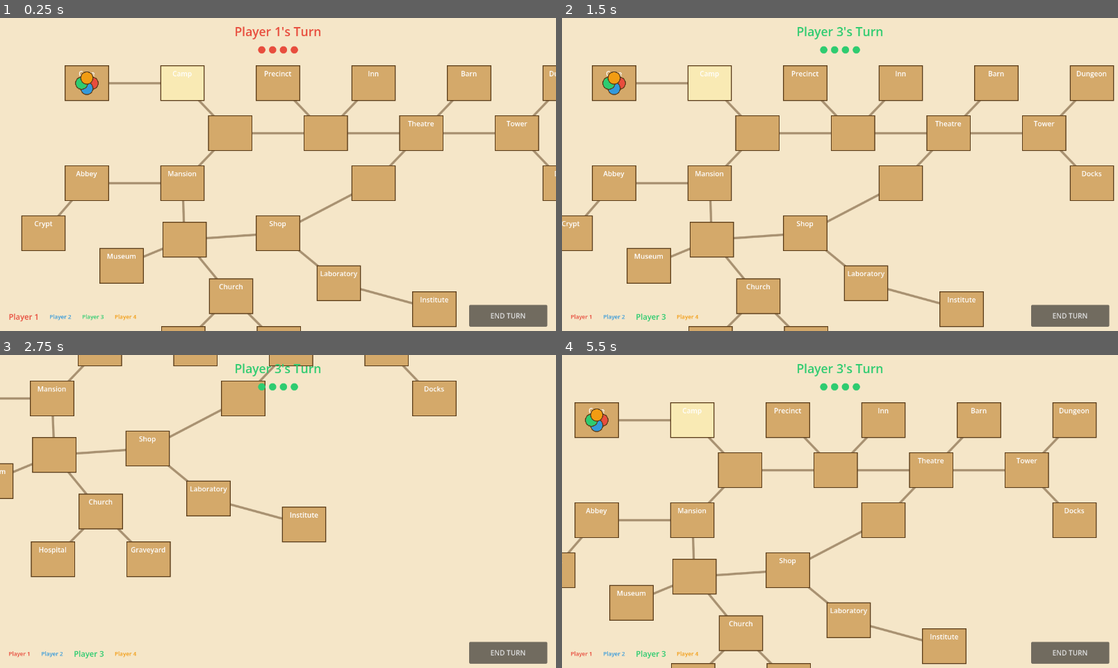
Above: before the commit, frames 1-4 (two rows, left to right).
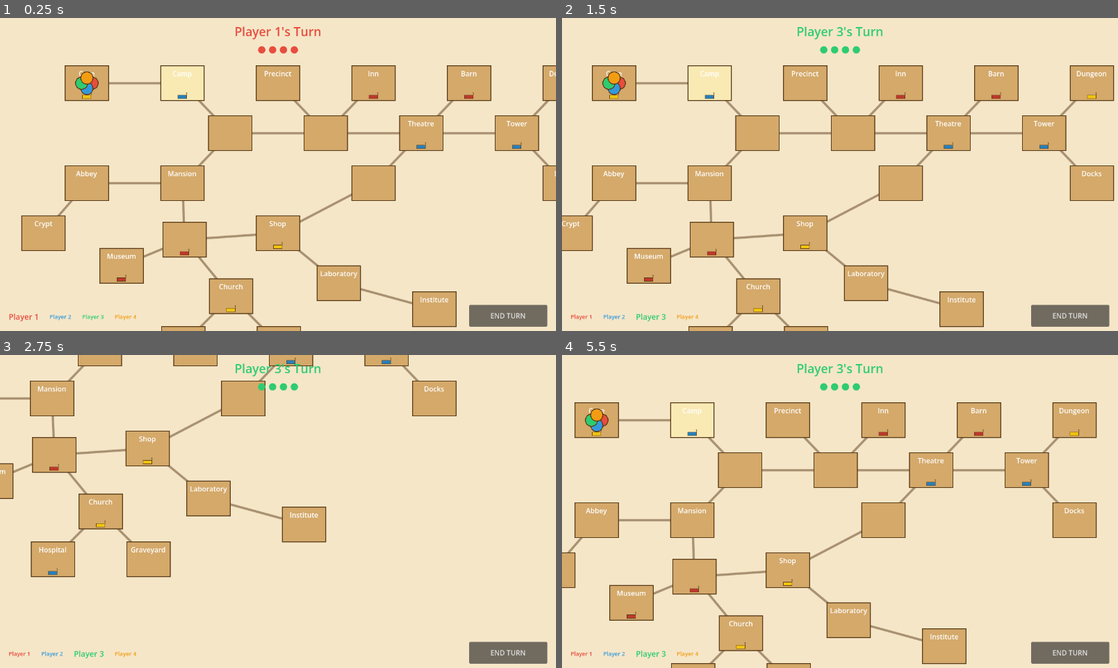
Above: after the commit, the same moments.

Repository: arlopurcell/horrified-board-game
Game: Godot game, scene res://scenes/Main.tscn
Same seed, same stepped clock (60 frames per second), same inputs: the game is played once before the commit and once after it. The project has no main scene, so this scene is started directly.
Inputs (mouse positions are in pixels of both pictures, inside the frame that each line leads up to):
- Up to frame 1 (0.25 s): no input
- Up to frame 2 (1.5 s): click "END TURN" at 0.5 s; tap Enter at 1.25 s; move the mouse to (628, 64) at 1.27 s; hold D from 1.28 s (still down); click (628, 64) at 1.42 s
- Up to frame 3 (2.75 s): move the mouse to (38, 401) at 2.02 s; release D at 2.03 s; hold S from 2.03 s (still down); click (38, 401) at 2.17 s
- Up to frame 4 (5.5 s): move the mouse to (784, 380) at 2.77 s; release S at 2.78 s; hold D 2.78-3.53 s; click (784, 380) at 2.92 s; move the mouse to (851, 373) at 3.52 s; hold W 3.53-4.28 s; click (851, 373) at 3.67 s; move the mouse to (650, 392) at 4.27 s; hold A from 4.28 s (still down); click (650, 392) at 4.42 s; move the mouse to (678, 401) at 5.02 s; click (678, 401) at 5.17 s

The runs differ from the first frame. In frame 1, 0.2% of the frame differs, in the area x 14-94%, y 23-94%; in frame 2, 0.3%, in the area x 8-97%, y 23-94%; in frame 3, 0.1%; in frame 4, 0.3%.

Commit message:
feat: connect items_changed to refresh SpaceNode item display

Diff:
--- a/scenes/Board.gd
+++ b/scenes/Board.gd
@@ -10,48 +10,53 @@
 var _board_data: BoardData = null
 
 func _ready() -> void:
-    _board_data = load("res://resources/data/board.tres")
-    _spawn_spaces(_board_data)
-    GameManager.turn_changed.connect(_on_turn_changed)
-    GameManager.player_moved.connect(_on_player_moved)
+	_board_data = load("res://resources/data/board.tres")
+	_spawn_spaces(_board_data)
+	GameManager.turn_changed.connect(_on_turn_changed)
+	GameManager.player_moved.connect(_on_player_moved)
+	GameManager.items_changed.connect(_on_items_changed)
 
 func _draw() -> void:
-    if _board_data == null:
-        return
-    for space_data in _board_data.spaces:
-        if not space_data.id in _space_nodes:
-            continue
-        var from: Vector2 = (_space_nodes[space_data.id] as SpaceNode).position + SpaceNode.SIZE / 2
-        for neighbor_id in space_data.neighbors:
-            if neighbor_id <= space_data.id or not neighbor_id in _space_nodes:
-                continue
-            var to: Vector2 = (_space_nodes[neighbor_id] as SpaceNode).position + SpaceNode.SIZE / 2
-            draw_line(from, to, CONNECTION_COLOR, CONNECTION_WIDTH, true)
+	if _board_data == null:
+		return
+	for space_data in _board_data.spaces:
+		if not space_data.id in _space_nodes:
+			continue
+		var from: Vector2 = (_space_nodes[space_data.id] as SpaceNode).position + SpaceNode.SIZE / 2
+		for neighbor_id in space_data.neighbors:
+			if neighbor_id <= space_data.id or not neighbor_id in _space_nodes:
+				continue
+			var to: Vector2 = (_space_nodes[neighbor_id] as SpaceNode).position + SpaceNode.SIZE / 2
+			draw_line(from, to, CONNECTION_COLOR, CONNECTION_WIDTH, true)
 
 func get_space_center(space_id: int) -> Vector2:
-    if space_id in _space_nodes:
-        return _space_nodes[space_id].get_space_center()
-    return Vector2(640, 360)
+	if space_id in _space_nodes:
+		return _space_nodes[space_id].get_space_center()
+	return Vector2(640, 360)
 
 func _spawn_spaces(board_data: BoardData) -> void:
-    for space_data in board_data.spaces:
-        var node: SpaceNode = SpaceNodeScene.instantiate()
-        add_child(node)
-        node.position = space_data.position - SpaceNode.SIZE / 2
-        node.setup(space_data)
-        node.clicked.connect(_on_space_clicked)
-        _space_nodes[space_data.id] = node
+	for space_data in board_data.spaces:
+		var node: SpaceNode = SpaceNodeScene.instantiate()
+		add_child(node)
+		node.position = space_data.position - SpaceNode.SIZE / 2
+		node.setup(space_data)
+		node.clicked.connect(_on_space_clicked)
+		_space_nodes[space_data.id] = node
 
 func _on_space_clicked(space_id: int) -> void:
-    GameManager.try_move(space_id)
+	GameManager.try_move(space_id)
 
 func _on_turn_changed(_player_index: int) -> void:
-    _refresh_legal_moves()
+	_refresh_legal_moves()
 
 func _on_player_moved(_player_index: int, _space_id: int) -> void:
-    _refresh_legal_moves()
+	_refresh_legal_moves()
+
+func _on_items_changed() -> void:
+	for space_id in _space_nodes:
+		(_space_nodes[space_id] as SpaceNode).set_items(GameManager.get_board_items(space_id))
 
 func _refresh_legal_moves() -> void:
-    var legal := GameManager.get_legal_moves()
-    for space_id in _space_nodes:
-        _space_nodes[space_id].set_legal_move(space_id in legal)
+	var legal := GameManager.get_legal_moves()
+	for space_id in _space_nodes:
+		_space_nodes[space_id].set_legal_move(space_id in legal)
